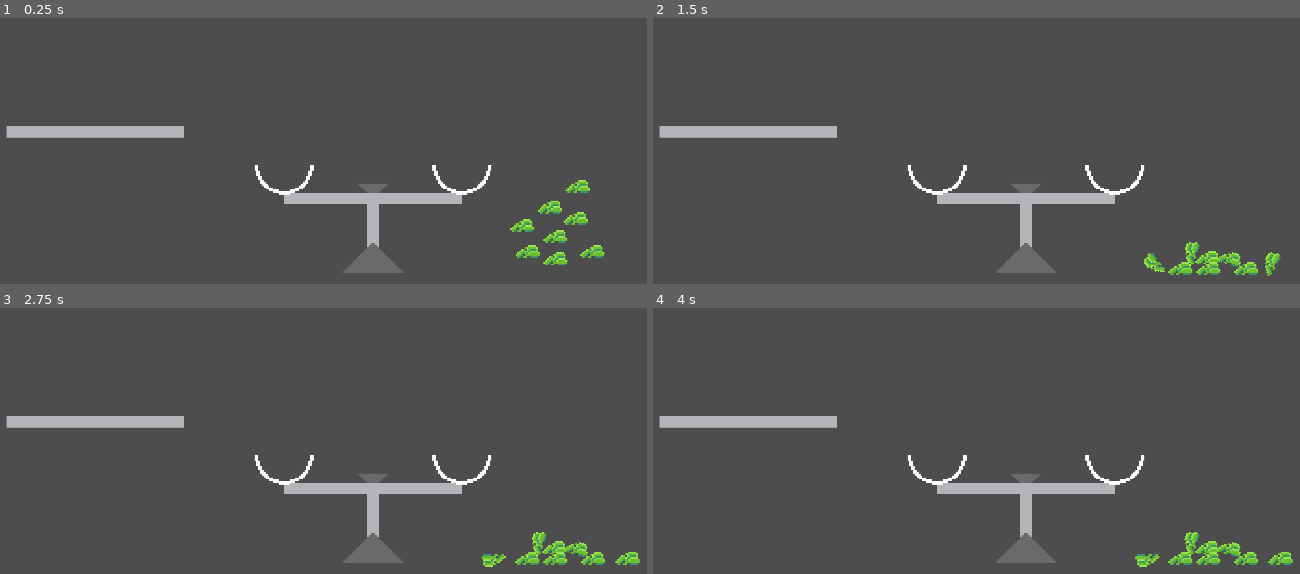
Above: before the commit, frames 1-4 (two rows, left to right).
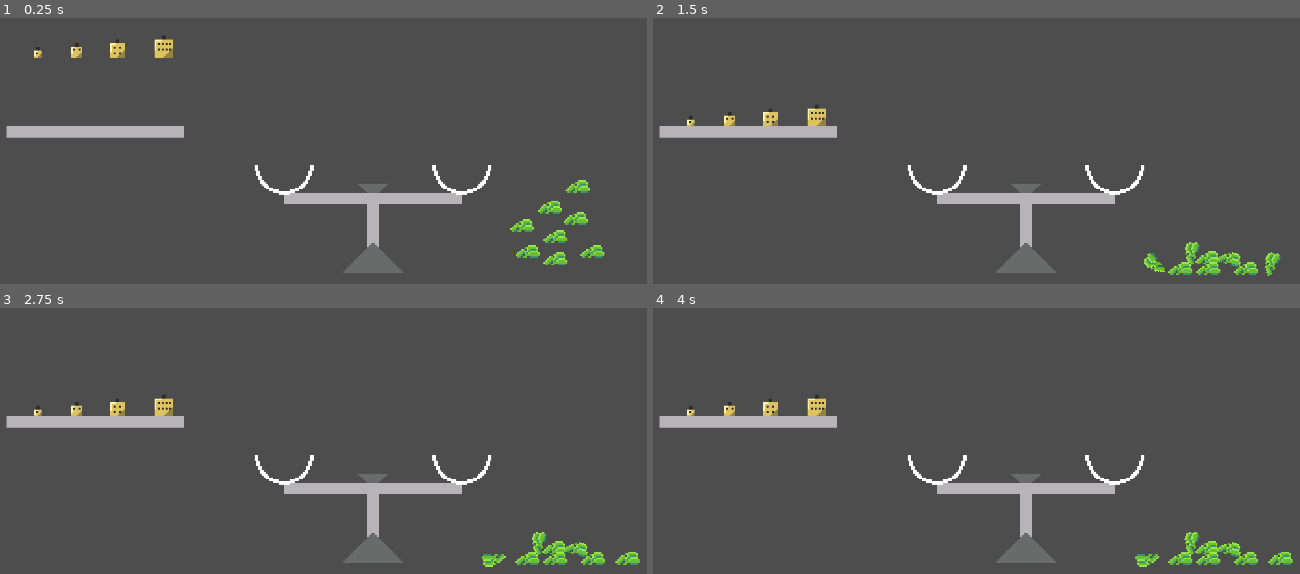
Above: after the commit, the same moments.

Repository: Cryatonic/alchem-incremental
Game: Godot game, scene res://scenes/minigames/measure_ingredients/meas_ingred_game.tscn
Same seed, same stepped clock (60 frames per second), same inputs: the game is played once before the commit and once after it. The project has no main scene, so this scene is started directly.
Inputs (mouse positions are in pixels of both pictures, inside the frame that each line leads up to):
- Up to frame 1 (0.25 s): no input
- Up to frame 2 (1.5 s): move the mouse to (1209, 260) at 0.52 s; press the mouse at (1209, 260) at 0.53 s; move the mouse to (1190, 252) at 1.27 s; release the mouse at (1190, 252) at 1.28 s; click (1190, 252) at 1.35 s
- Up to frame 3 (2.75 s): tap Enter at 2 s; move the mouse to (575, 550) at 2.02 s; press the mouse at (575, 550) at 2.03 s
- Up to frame 4 (4 s): tap R (restart) at 2.75, 3.5 s; move the mouse to (1144, 560) at 2.77 s; release the mouse at (1144, 560) at 2.78 s; click (1144, 560) at 2.85 s; move the mouse to (1248, 560) at 3.52 s; press the mouse at (1248, 560) at 3.53 s

The runs differ from the first frame. In frame 1, 0.5% of the frame differs, in the area x 5-27%, y 6-16%; in frame 2, 0.4%; in frame 3, 0.4%; in frame 4, 0.4%.

Commit message:
Weights & Scales Improvements

Diff:
--- a/scenes/minigames/measure_ingredients/meas_ingred_game.tscn
+++ b/scenes/minigames/measure_ingredients/meas_ingred_game.tscn
@@ -1,9 +1,10 @@
-[gd_scene load_steps=7 format=3 uid="uid://bvh5iw5urcwrv"]
+[gd_scene load_steps=8 format=3 uid="uid://bvh5iw5urcwrv"]
 
 [ext_resource type="PackedScene" uid="uid://ckklo13pgv070" path="res://scenes/minigames/measure_ingredients/scale.tscn" id="1_0jcg3"]
 [ext_resource type="Script" path="res://scripts/minigames/measure_ingredients/meas_ingred_game.gd" id="1_kdiws"]
 [ext_resource type="PackedScene" uid="uid://cw5gbchc2403s" path="res://scenes/minigames/measure_ingredients/ingredient.tscn" id="2_vk7ld"]
 [ext_resource type="Texture2D" uid="uid://ddg6qd3b3ca5r" path="res://assets/sprites/scale-components.png" id="4_bgeau"]
+[ext_resource type="PackedScene" uid="uid://cq70wj6mg7c0d" path="res://scenes/minigames/measure_ingredients/measure_weight.tscn" id="4_i4xqi"]
 
 [sub_resource type="WorldBoundaryShape2D" id="WorldBoundaryShape2D_wrctr"]
 
@@ -41,6 +42,23 @@
 [node name="Ingredient8" parent="IngredientContainer" instance=ExtResource("2_vk7ld")]
 position = Vector2(110, -42)
 
+[node name="MeasureWeightContainer" type="Node2D" parent="."]
+
+[node name="MeasureWeight1" parent="MeasureWeightContainer" instance=ExtResource("4_i4xqi")]
+position = Vector2(-181, -109)
+
+[node name="MeasureWeight2" parent="MeasureWeightContainer" instance=ExtResource("4_i4xqi")]
+position = Vector2(-160, -109)
+size = 1
+
+[node name="MeasureWeight4" parent="MeasureWeightContainer" instance=ExtResource("4_i4xqi")]
+position = Vector2(-138, -109)
+size = 2
+
+[node name="MeasureWeight8" parent="MeasureWeightContainer" instance=ExtResource("4_i4xqi")]
+position = Vector2(-113, -109)
+size = 3
+
 [node name="LeftWall" type="StaticBody2D" parent="."]
 position = Vector2(-200, 0)
 rotation = 1.5708
--- a/scenes/minigames/measure_ingredients/measure_weight.tscn
+++ b/scenes/minigames/measure_ingredients/measure_weight.tscn
@@ -1,10 +1,29 @@
-[gd_scene load_steps=2 format=3 uid="uid://cq70wj6mg7c0d"]
+[gd_scene load_steps=4 format=3 uid="uid://cq70wj6mg7c0d"]
+
+[ext_resource type="Script" path="res://scripts/minigames/measure_ingredients/measure_weight.gd" id="1_p4fy0"]
+[ext_resource type="Texture2D" uid="uid://bbn1cas4ghcey" path="res://assets/sprites/measure-weights.png" id="1_ubq3q"]
 
 [sub_resource type="RectangleShape2D" id="RectangleShape2D_k3xhg"]
+size = Vector2(4, 4)
 
 [node name="MeasureWeight" type="RigidBody2D"]
+collision_layer = 2
+collision_mask = 3
+input_pickable = true
+can_sleep = false
+freeze_mode = 1
+contact_monitor = true
+max_contacts_reported = 10
+script = ExtResource("1_p4fy0")
 
 [node name="Sprite2D" type="Sprite2D" parent="."]
+position = Vector2(0, -6)
+texture = ExtResource("1_ubq3q")
+region_enabled = true
+region_rect = Rect2(0, 0, 16, 16)
 
 [node name="CollisionShape2D" type="CollisionShape2D" parent="."]
 shape = SubResource("RectangleShape2D_k3xhg")
+
+[connection signal="mouse_entered" from="." to="." method="_on_mouse_entered"]
+[connection signal="mouse_exited" from="." to="." method="_on_mouse_exited"]
--- a/scenes/minigames/measure_ingredients/scale.tscn
+++ b/scenes/minigames/measure_ingredients/scale.tscn
@@ -13,12 +13,12 @@
 b = Vector2(20, 0)
 
 [sub_resource type="CapsuleShape2D" id="CapsuleShape2D_1dtuf"]
-radius = 9.0
-height = 24.0
+radius = 10.0
+height = 26.0
 
 [sub_resource type="CapsuleShape2D" id="CapsuleShape2D_she8i"]
-radius = 9.0
-height = 24.0
+radius = 10.0
+height = 26.0
 
 [sub_resource type="WorldBoundaryShape2D" id="WorldBoundaryShape2D_72n0d"]
 
--- a/scripts/minigames/measure_ingredients/meas_ingred_game.gd
+++ b/scripts/minigames/measure_ingredients/meas_ingred_game.gd
@@ -6,9 +6,6 @@
 
 var l_cup_bodies : Array
 var r_cup_bodies : Array
-
-const FRAME_WAIT_TIME : int = 3
-var frames_waited : int = 0
 
 # Called when the node enters the scene tree for the first time.
 func _ready() -> void:
@@ -21,12 +18,11 @@
 	r_cup_bodies = scale_object.r_cup_detect_area.get_overlapping_bodies()
 
 	if l_cup_bodies.size() > 0 or r_cup_bodies.size() > 0:
-		if frames_waited < FRAME_WAIT_TIME:
-			frames_waited += 1
-		else:
-			scale_object.l_cup_held_bodies = determine_held_bodies(l_cup_bodies)
-			scale_object.r_cup_held_bodies = determine_held_bodies(r_cup_bodies)
-			frames_waited = 0
+		scale_object.l_cup_held_bodies = determine_held_bodies(l_cup_bodies)
+		scale_object.r_cup_held_bodies = determine_held_bodies(r_cup_bodies)
+	else:
+		scale_object.l_cup_held_bodies.clear()
+		scale_object.r_cup_held_bodies.clear()
 
 func _input(event: InputEvent) -> void:
 	if event.is_action_pressed("debug_info"):
@@ -34,25 +30,25 @@
 		print(scale_object.l_cup_held_bodies)
 		print("----------------------------")
 
-func determine_held_bodies(ingreds : Array) -> Array[Ingredient]:
+func determine_held_bodies(wpo : Array) -> Array[WeightedPhysicsObject]:
 	var touching_cup : bool = false
-	var held_ingreds : Array[Ingredient]
+	var held_objects : Array[WeightedPhysicsObject]
 
-	for ingred : Ingredient in ingreds:
-		var coll_bodies : Array = ingred.get_colliding_bodies()
+	for obj : WeightedPhysicsObject in wpo:
+		var coll_bodies : Array = obj.get_colliding_bodies()
 		for body in coll_bodies:
 			if body is AnimatableBody2D:
 				touching_cup = true
-				held_ingreds.append(ingred)
+				held_objects.append(obj)
 
 	if touching_cup:
-		for ingred : Ingredient in ingreds:
-			var coll_bodies : Array = ingred.get_colliding_bodies()
+		for obj : WeightedPhysicsObject in wpo:
+			var coll_bodies : Array = obj.get_colliding_bodies()
 			if coll_bodies.size() == 0:
 				continue
 			for body in coll_bodies:
-				if body is not Ingredient:
+				if body is not WeightedPhysicsObject:
 					continue
-				if held_ingreds.find(body) == -1:
-					held_ingreds.append(body)
-	return held_ingreds
+				if held_objects.find(body) == -1:
+					held_objects.append(body)
+	return held_objects
--- /dev/null
+++ b/scripts/minigames/measure_ingredients/measure_weight.gd
@@ -0,0 +1,20 @@
+extends WeightedPhysicsObject
+class_name MeasureWeight
+
+@onready var sprite_2d: Sprite2D = $Sprite2D
+@onready var collision_shape_2d: CollisionShape2D = $CollisionShape2D
+
+@export var size : int = 0
+
+# Called when the node enters the scene tree for the first time.
+func _ready() -> void:
+	set_weight()
+
+
+func set_weight():
+	set_mass(pow(2, size))
+	set_sprite(sprite_2d, size)
+
+	var col_scale = 1 + float(size / 2.0)
+	collision_shape_2d.scale = Vector2(col_scale,col_scale)
+	collision_shape_2d.position.y = -size
--- a/scripts/minigames/measure_ingredients/scale.gd
+++ b/scripts/minigames/measure_ingredients/scale.gd
@@ -11,11 +11,13 @@
 @onready var right_cup_body: AnimatableBody2D = $RightCupBody
 
 var l_cup_weight : int = 0
-var l_cup_held_bodies : Array[Ingredient]
+var l_cup_held_bodies : Array[WeightedPhysicsObject]
 var r_cup_weight : int = 0
-var r_cup_held_bodies : Array[Ingredient]
+var r_cup_held_bodies : Array[WeightedPhysicsObject]
 
 var tween : Tween
+const CUP_WEIGHT : float = 5.0
+const grav : float = 980 #pixels/s/s of gravity
 
 # Called when the node enters the scene tree for the first time.
 func _ready() -> void:
@@ -26,29 +28,31 @@
 func _process(_delta: float) -> void:
 	l_cup_weight = check_weights(l_cup_held_bodies)
 	r_cup_weight = check_weights(r_cup_held_bodies)
-	tip_scale()
-	left_cup_body.global_position = l_cup_marker.global_position
-	right_cup_body.global_position = r_cup_marker.global_position
+	tip_scale(_delta)
+	if left_cup_body.global_position != l_cup_marker.global_position:
+		left_cup_body.global_position = l_cup_marker.global_position
+		right_cup_body.global_position = r_cup_marker.global_position
 
 func _input(_event: InputEvent) -> void:
 	pass
 
-func check_weights(cup : Array[Ingredient]) -> int:
+func check_weights(cup : Array[WeightedPhysicsObject]) -> int:
 	var held_weight : int = 0
 
 	for body in cup:
+		@warning_ignore("narrowing_conversion")
 		held_weight += body.mass
 
 	return held_weight
 
-func tip_scale() -> void:
+func tip_scale(_delta : float) -> void:
 	var scale_diff : int = r_cup_weight - l_cup_weight
-	if scale_diff > 15:
-		scale_diff = 15
+	if abs(scale_diff) > 15:
+		scale_diff = 15 * sign(scale_diff)
 	var rotation_amt : int = scale_diff * 3 #45 deg / 15 positions
 	reset_tween(true)
-	tween.tween_property(scale_arm, "rotation_degrees", rotation_amt + 90, 0.5)
-	#scale_arm.rotation_degrees = rotation_amt + 90
+	var tip_time : float = 0.25
+	tween.tween_property(scale_arm, "rotation_degrees", rotation_amt + 90, tip_time).set_trans(Tween.TRANS_SINE)
 
 func reset_tween(make_new : bool = false) -> void:
 	if tween:
Binary file added: assets/sprites/measure-weights.png
Not shown, added: assets/sprites/measure-weights.png.import
